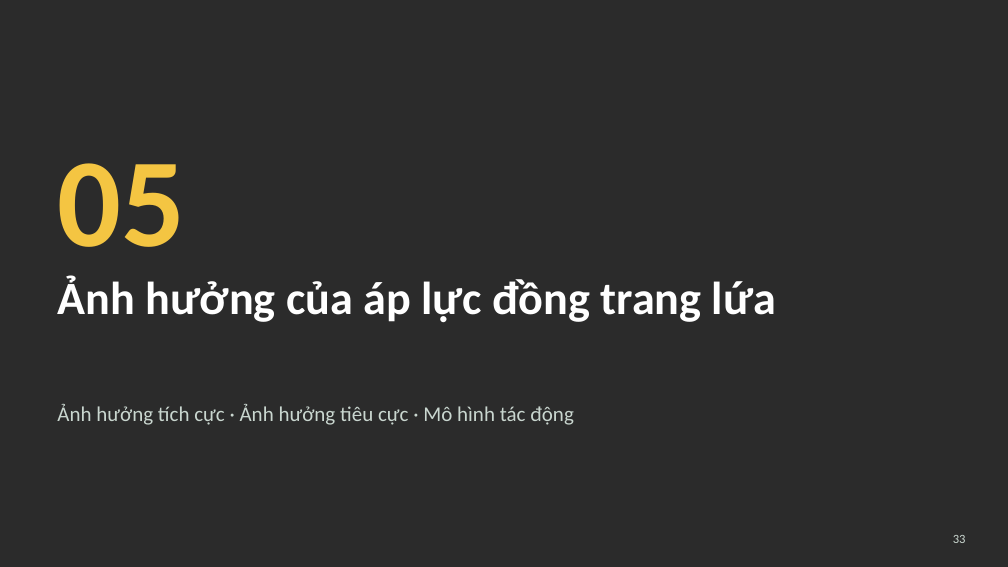
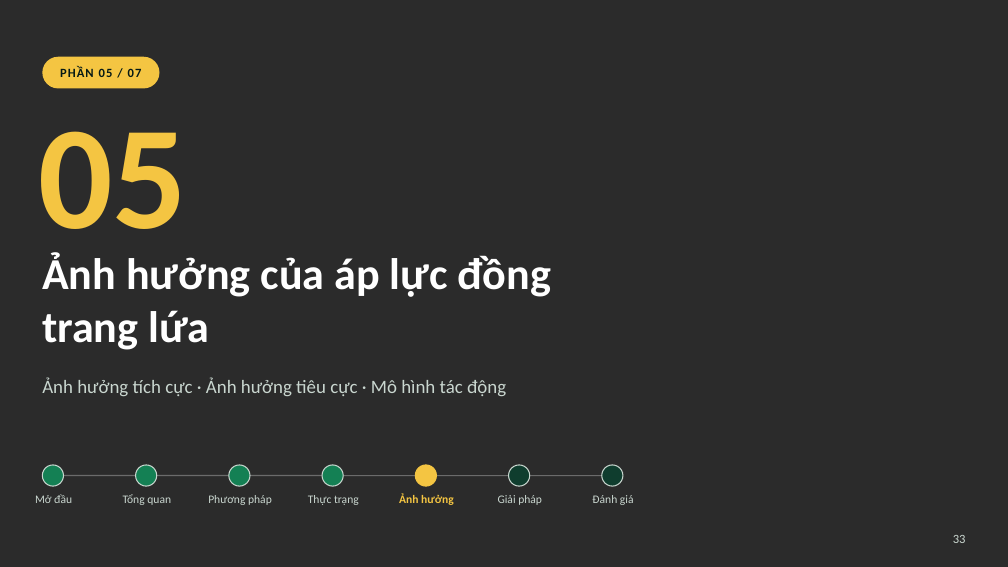
Before and after one commit to ngohuonglan2003-lab/Ppt-canva-ap-luc-dong-trang-lua, a slide deck: slide 33 of slide/Ap-luc-dong-trang-lua.pptx. Drawn at 1008x567 pixels with LibreOffice and Linux fonts; fonts in the diff are those of the drawing; background and template pictures are left out; a plain dark background stands for a picture behind light text. Boxes give left, top, right and bottom in pixels: in the first picture for what was removed or moved away, otherwise in the second. Text is boxed around its words. In the diff, an @@ line names an element or a change of style, - is before the commit and + after.

```diff
--- a/slide/Ap-luc-dong-trang-lua.pptx
+++ b/slide/Ap-luc-dong-trang-lua.pptx
@@ rounded rectangle added at [42,57,160,88], fill #F4C542 @@
@@ text added at [60,67,142,77], 12 pt, text #061A15, bold @@
+PHẦN 05 / 07
@@ text "05": place and size @@
-text "05" at [57,163,185,276]
+text "05" at [39,131,188,263]
@@ text "05" at [39,131,188,263]: size 120 to 140 pt; vertical alignment top to middle @@
@@ text "Ảnh hưởng của áp lực ...": place and size @@
-text "Ảnh hưởng của áp lực ..." at [57,276,776,322]
+text "Ảnh hưởng của áp lực ..." at [42,253,551,350]
@@ text "Ảnh hưởng của áp lực ..." at [42,253,551,350]: size 44 to 42 pt @@
@@ text "Ảnh hưởng tích cực · ...": place and size @@
-text "Ảnh hưởng tích cực · ..." at [57,404,574,425]
+text "Ảnh hưởng tích cực · ..." at [42,377,506,396]
@@ text "Ảnh hưởng tích cực · ..." at [42,377,506,396]: size 20 to 18 pt @@
@@ ellipse added at [42,465,64,486], fill #148054, outline #C9D6CF 1 pt @@
@@ line added from (53, 476) to (613, 476), #FFFFFF 1 pt @@
@@ ellipse added at [135,465,157,486], fill #148054, outline #C9D6CF 1 pt @@
@@ ellipse added at [229,465,250,486], fill #148054, outline #C9D6CF 1 pt @@
@@ ellipse added at [322,465,343,486], fill #148054, outline #C9D6CF 1 pt @@
@@ ellipse added at [415,465,436,486], fill #F4C542, outline #F4C542 1 pt @@
@@ ellipse added at [509,465,530,486], fill #0F3D2E, outline #C9D6CF 1 pt @@
@@ ellipse added at [602,465,623,486], fill #0F3D2E, outline #C9D6CF 1 pt @@
@@ text added at [35,494,72,503], 11 pt, text #C9D6CF @@
+Mở đầu
@@ text added at [123,494,171,505], 11 pt, text #C9D6CF @@
+Tổng quan
@@ text added at [208,495,272,505], 11 pt, text #C9D6CF @@
+Phương pháp
@@ text added at [308,495,359,505], 11 pt, text #C9D6CF @@
+Thực trạng
@@ text added at [399,494,454,505], 11 pt, text #F4C542, bold @@
+Ảnh hưởng
@@ text added at [498,495,542,505], 11 pt, text #C9D6CF @@
+Giải pháp
@@ text added at [592,495,634,505], 11 pt, text #C9D6CF @@
+Đánh giá
```
Also in this commit, not shown: 49 other slides changed, 3 other files.
